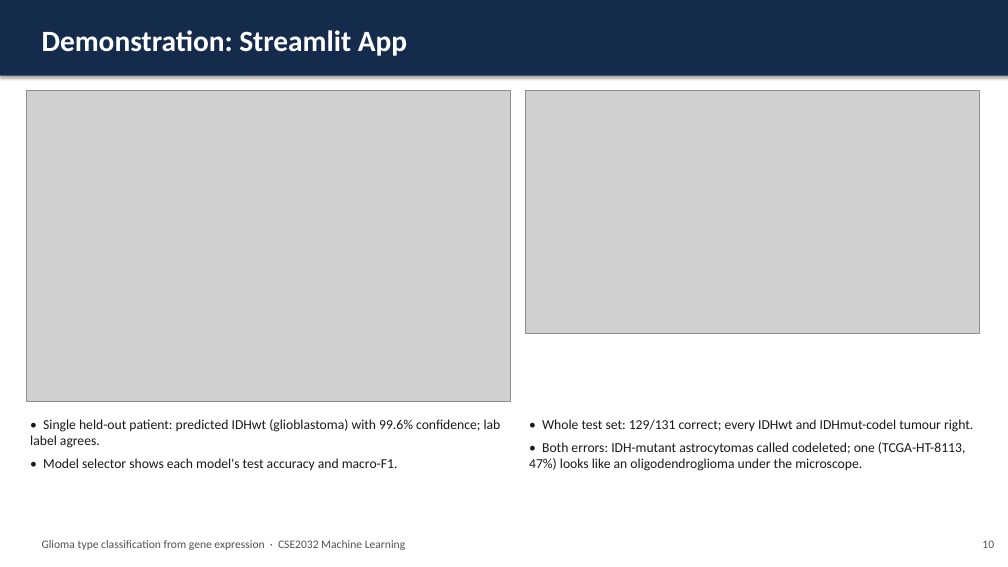
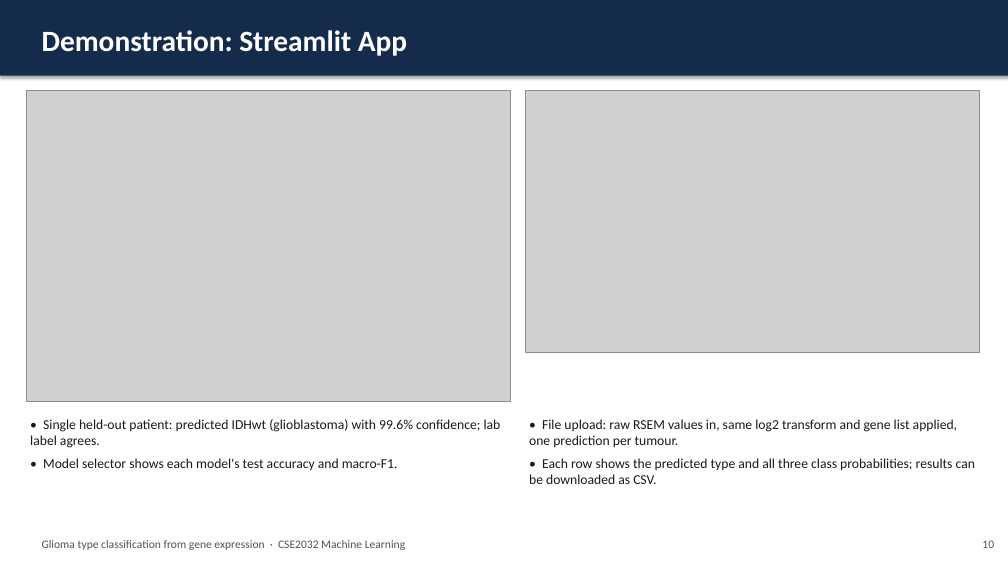
Before and after one commit to isitraghav/glioma-classification-ml, a slide deck: slide 11 of report/Final_Presentation.pptx. Drawn at 1008x567 pixels with LibreOffice and Linux fonts; fonts in the diff are those of the drawing; grey boxes stand for pictures. Boxes give left, top, right and bottom in pixels: in the first picture for what was removed or moved away, otherwise in the second. Text is boxed around its words. In the diff, an @@ line names an element or a change of style, - is before the commit and + after.

```diff
--- a/report/Final_Presentation.pptx
+++ b/report/Final_Presentation.pptx
@@ picture resized from (x1=526, y1=91, x2=979, y2=334) to (x1=526, y1=91, x2=979, y2=352) @@
@@ text at (x1=529, y1=419, x2=975, y2=484): text changed @@
-• Whole test set: 129/131 correct; every IDHwt and IDHmut-codel tumour right.
-• Both errors: IDH-mutant astrocytomas called codeleted; one (TCGA-HT-8113, 47%) looks like an oligodendroglioma under the microscope.
+• File upload: raw RSEM values in, same log2 transform and gene list applied, one prediction per tumour.
+• Each row shows the predicted type and all three class probabilities; results can be downloaded as CSV.
```
Also in this commit, not shown: 2 other slides changed, 12 other files.
